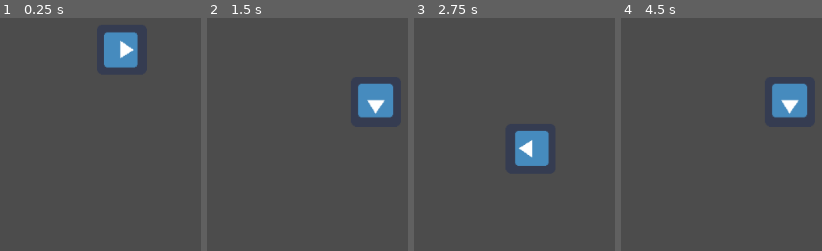
Above: before the commit, frames 1-4 (left to right).
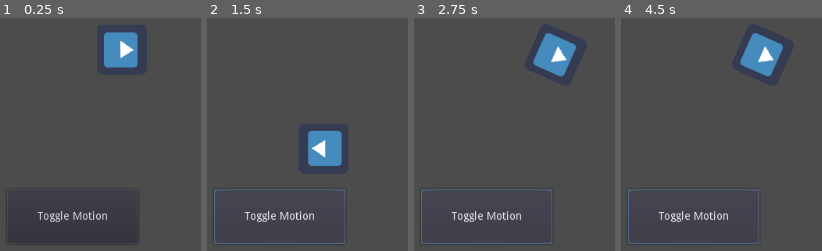
Above: after the commit, the same moments.

Repository: Santyru-C/Gamedev
Game: Godot game, scene res://Node2D.tscn
Two runs of this game, one before a commit and one after it. Both use one fixed random seed, a clock stepped at 60 frames per second and the inputs below. Before the commit the project starts from res://Sprite.tscn. The engine's default icon, where the game draws it, is replaced by a stand-in: a white triangle on a blue panel in a dark square.
Inputs (mouse positions are in pixels of both pictures, inside the frame that each line leads up to):
- Up to frame 1 (0.25 s): no input
- Up to frame 2 (1.5 s): click (279, 216) at 0.5 s, where only the run after the commit has a clickable "Toggle Motion"; click (279, 216) at 1.25 s, where only the run after the commit has a clickable "Toggle Motion"
- Up to frame 3 (2.75 s): click (486, 216) at 2 s, where only the run after the commit has a clickable "Toggle Motion"
- Up to frame 4 (4.5 s): no input

The runs differ from the first frame. In frame 1, 0.8% of the frame differs, in the area x 7-66%, y 82-97%; in frame 2, 6.6%; in frame 3, 6.6%; in frame 4, 6.7%, in the area x 3-93%, y 6-97%.

Commit message:
replace free movement with fixed options

Diff:
--- a/basics/project.godot
+++ b/basics/project.godot
@@ -11,7 +11,7 @@
 [application]
 
 config/name="Scripting basics"
-run/main_scene="res://Sprite.tscn"
+run/main_scene="res://Node2D.tscn"
 config/icon="res://icon.png"
 
 [gui]
